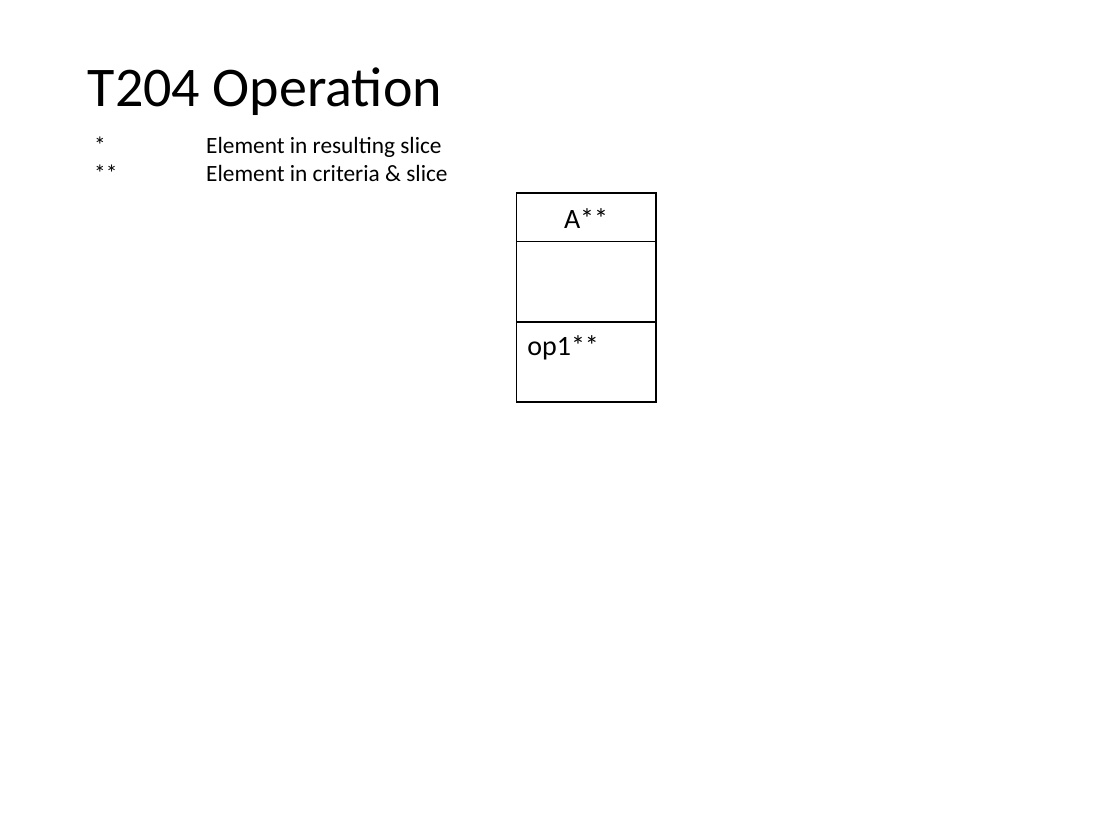
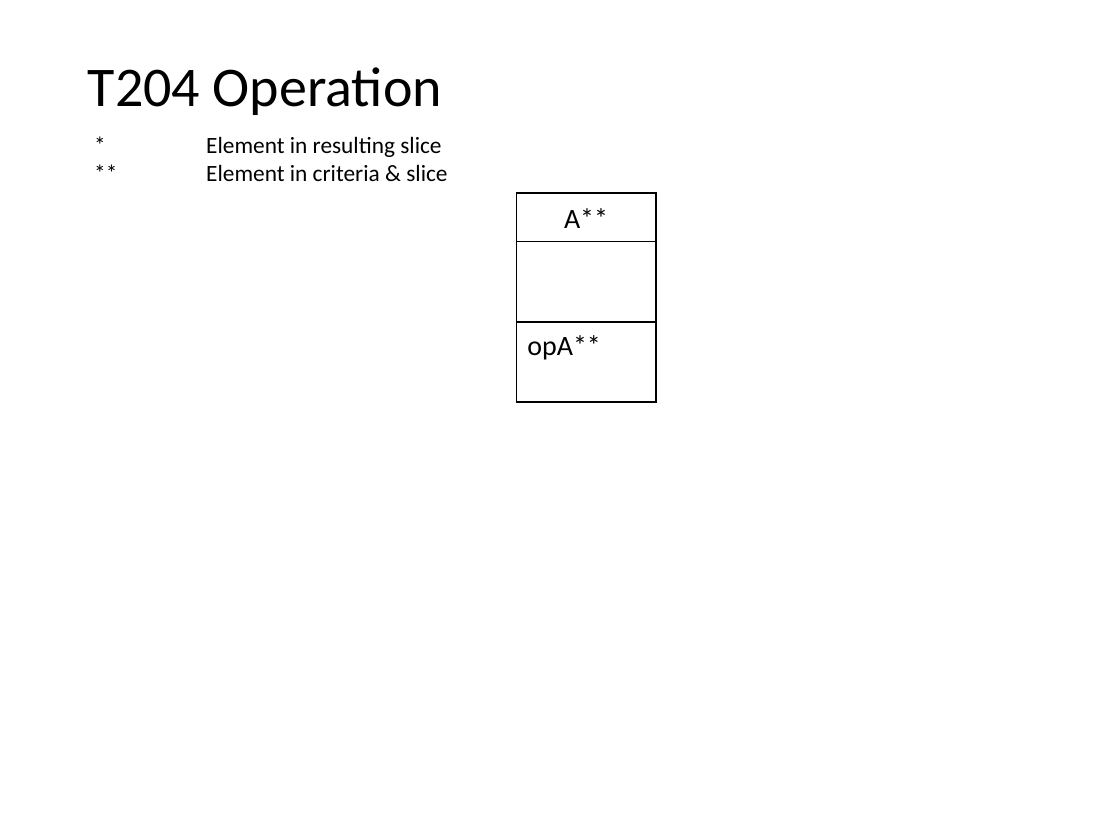
Before and after one commit to nlsfung/MMINT_Examples, a slide deck: slide 26 of CDSliceTestSuite/TestSuite.ppt. Drawn at 1120x840 pixels with LibreOffice and Linux fonts; fonts in the diff are those of the drawing. Boxes give left, top, right and bottom in pixels: in the first picture for what was removed or moved away, otherwise in the second. Text is boxed around its words. In the diff, an @@ line names an element or a change of style, - is before the commit and + after.

```diff
--- a/CDSliceTestSuite/TestSuite.ppt
+++ b/CDSliceTestSuite/TestSuite.ppt
@@ text in rectangle at (x1=527, y1=335, x2=601, y2=360): text changed @@
-op1**
+opA**
```
Also in this commit, not shown: 14 other slides changed, 2 other files.
